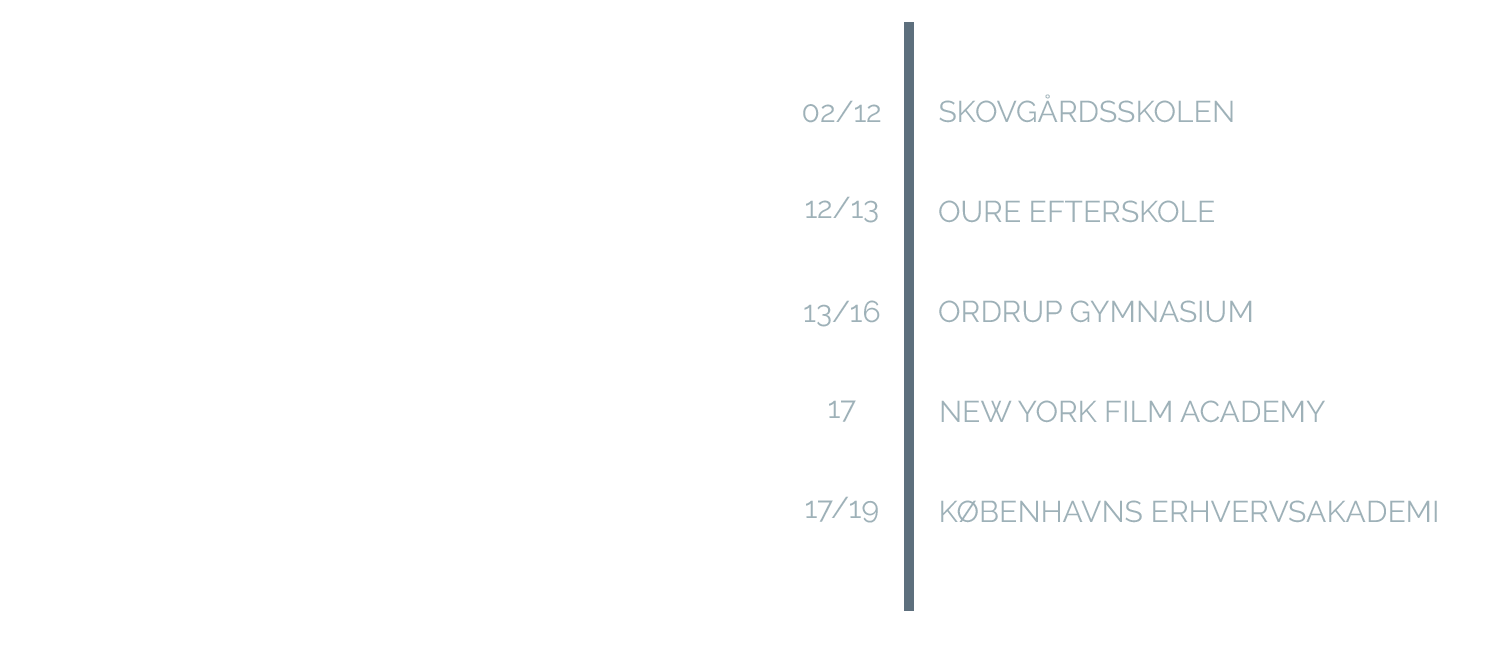
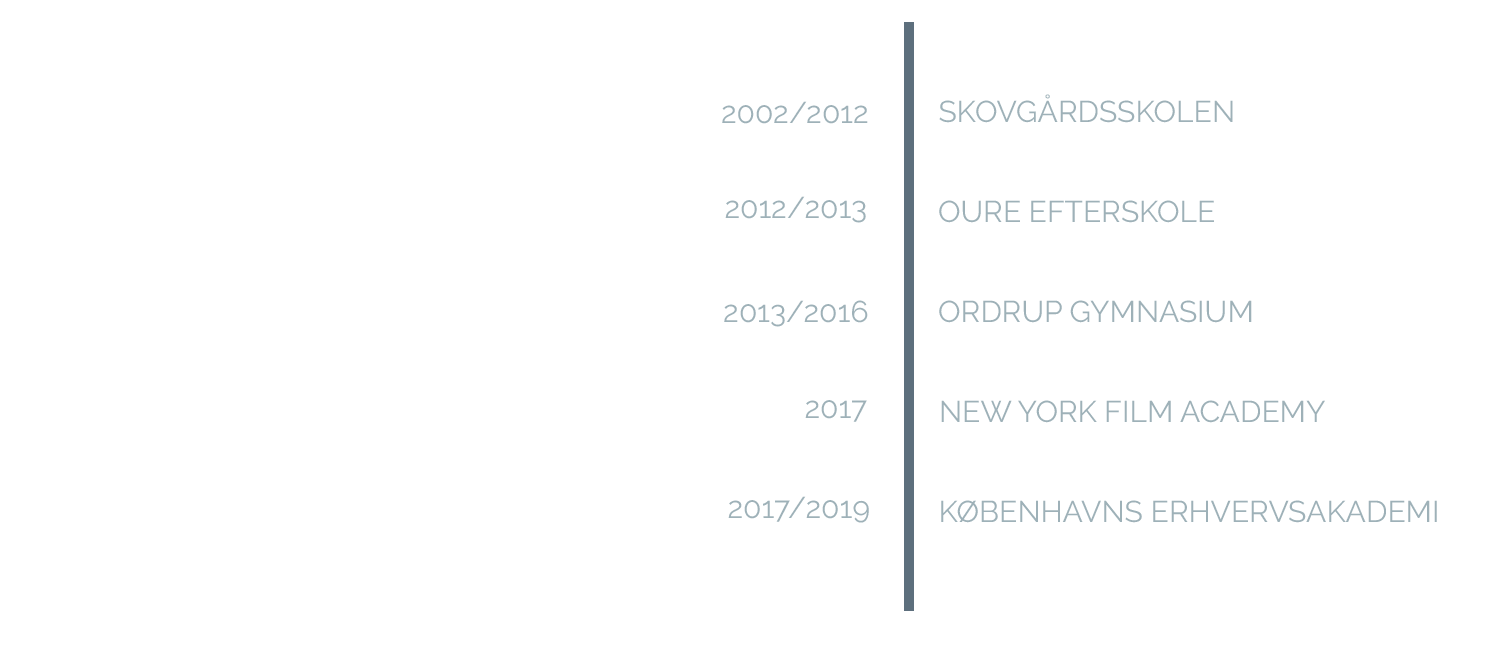
Comparing the layer stacks of the two 1504×654 images. Changes:
renamed "17/19" to "2017/2019", painted on it over left=728, top=496, right=878, bottom=523
renamed "17" to "2017", painted on it over left=805, top=400, right=867, bottom=422
renamed "13/16" to "2013/2016", painted on it over left=724, top=300, right=880, bottom=327
renamed "12/13 copy" to "2012/2013", painted on it over left=725, top=196, right=878, bottom=223
renamed "02/12" to "2002/2012", painted on it over left=722, top=100, right=881, bottom=124
